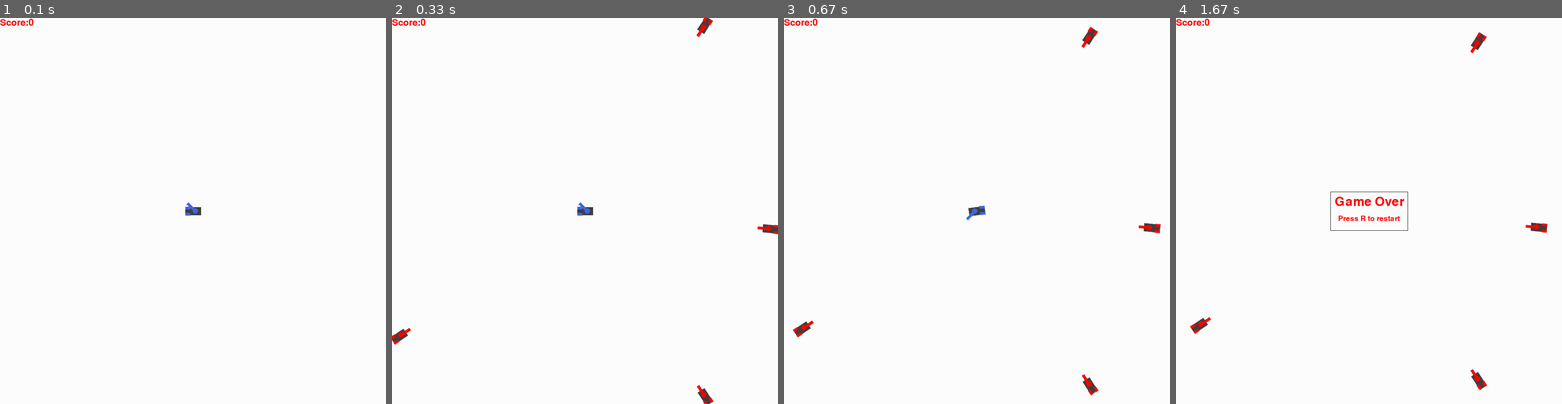
Above: before the commit, frames 1-4 (left to right).
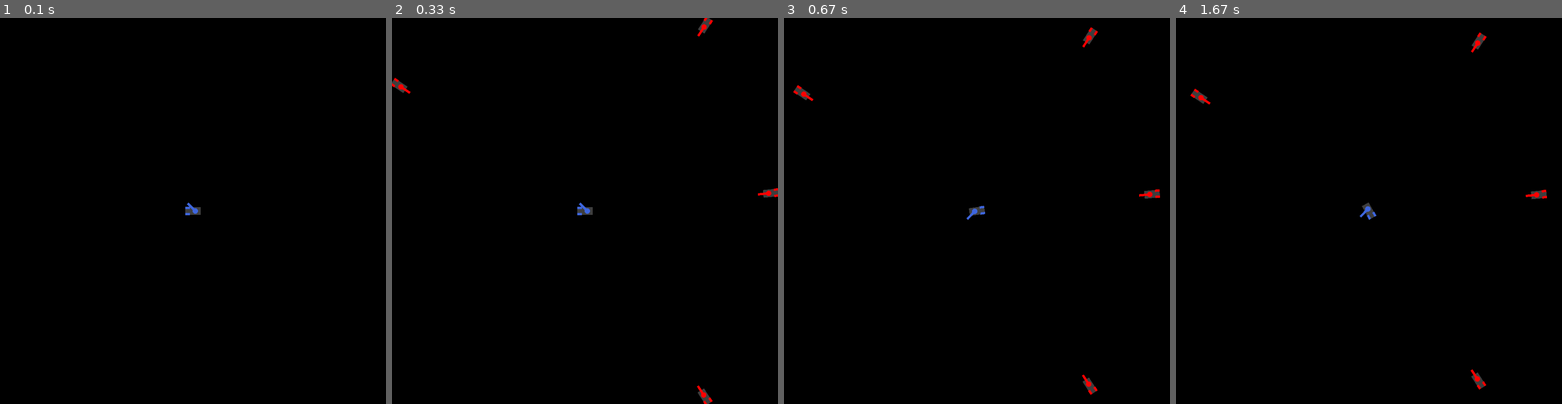
Above: after the commit, the same moments.

Repository: Servaretures/PyGame
Game: pygame game, started from Main.py
Two runs of this game, one before a commit and one after it. Both use one fixed random seed, a clock stepped at 60 frames per second and the inputs below.
Inputs (mouse positions are in pixels of both pictures, inside the frame that each line leads up to):
- Up to frame 1 (0.1 s): no input
- Up to frame 2 (0.33 s): no input
- Up to frame 3 (0.67 s): hold D from 0.33 s (still down); move the mouse to (961, 226) at 0.37 s
- Up to frame 4 (1.67 s): release D at 0.8 s; tap R at 0.83 s

The runs differ from the first frame. In frame 1, 100% of the frame differs, in the area x 0-100%, y 0-100%; in frame 2, 100%; in frame 3, 100%; in frame 4, 100%.

Commit message:
Add Jopel

Diff:
--- a/Controll.py
+++ b/Controll.py
@@ -17,9 +17,9 @@
         #time.sleep(100000)
         gameObject.transform.position = s
     if (k[pygame.K_a]):
+        gameObject.transform.rotation += gameObject.RotSpeed
+    elif (k[pygame.K_d]):
         gameObject.transform.rotation -= gameObject.RotSpeed
-    elif (k[pygame.K_d]):
-        gameObject.transform.rotation += gameObject.RotSpeed
 
 def KeyboardControll(gameObject, speed,RotSpeed):
     k = pygame.key.get_pressed()
@@ -32,10 +32,11 @@
     if (k[pygame.K_d]):
         gameObject.transform.rotation += RotSpeed
 
-def MouseControll(obj):
+def MouseControll(obj,BorderY):
     pos = obj.ChildObjects[obj.Tower].transform.position + obj.transform.position
     Mouse = pygame.mouse.get_pos()
-    obj.ChildObjects[obj.Tower].transform.rotation = Types.Vector2.LookAt(pos,Types.Vector2(Mouse[0], Mouse[1]))
+    #print(Mouse, obj.transform.position.ToArray())
+    obj.ChildObjects[obj.Tower].transform.rotation = Types.Vector2.LookAt(pos,Types.Vector2(Mouse[0], BorderY - Mouse[1]))
 def ShootControll(obj, window):
     if(pygame.mouse.get_pressed()[0] and obj.IsShootReady):
         bul = GameObjects.Bullet()
@@ -49,7 +50,7 @@
         pass
 def AllControll(obj,window):
     KeyboardControl(obj,window)
-    MouseControll(obj)
+    MouseControll(obj,window.BorderY)
     ShootControll(obj,window)
 def AiControllTank(obj,Target):
     if(Types.Vector2.Distance(Target,obj.transform.position) > 100):
--- a/Draw.py
+++ b/Draw.py
@@ -1,6 +1,10 @@
 import pygame
 import Types
 import copy
+from OpenGL.GL import *
+from OpenGL.GLUT import *
+from OpenGL.GLU import *
+import math
 WHITE = (255, 255, 255)
 BLACK = (0, 0, 0)
 GRAY = (125, 125, 125)
@@ -16,13 +20,33 @@
     for x in range(0, int(len(Mesh)/2)):
         d = x*2
         Rect += [[(Mesh[d] + pos.ToArray()[0]),(Mesh[d+1] + pos.ToArray()[1])]]
-    pygame.draw.polygon(Surface, color, Rect)
-    pygame.draw.aalines(Surface, color,True, Rect)
+    #wwpygame.draw.polygon(Surface, color, Rect)
+    #pygame.draw.aalines(Surface, color,True, Rect)
+    #OpenGl
+    glLoadIdentity()
+    glColor3f(color[0]/255, color[1]/255, color[2]/255)
+    glBegin(GL_POLYGON)  # start drawing a rectangle
+    glVertex2f(Rect[0][0], Rect[0][1])  # bottom left point
+    glVertex2f(Rect[1][0], Rect[1][1])  # bottom right point
+    glVertex2f(Rect[2][0], Rect[2][1])  # top right point
+    glVertex2f(Rect[3][0], Rect[3][1])  # top left point
+    glEnd()
+
+
 def DrawCircle(Surface,Transform,Mesh,color):
-    pygame.draw.circle(Surface,color,Transform,Mesh)
+    #pygame.draw.circle(Surface,color,Transform,Mesh)
+    glLoadIdentity()
+    glColor3f(color[0] / 255, color[1] / 255, color[2] / 255)
+    glBegin(GL_POLYGON)
+    for i in range(100):
+        cosine = Mesh * math.cos(i * 2 * math.pi / 32) + Transform[0]
+        sine = Mesh * math.sin(i * 2 * math.pi / 32) + Transform[1]
+        glVertex2f(cosine, sine)
+    glEnd()
 
 def DrawObjects(Window,GameObjects):
     Surface = Window.Surfuse
+    glClear(GL_COLOR_BUFFER_BIT | GL_DEPTH_BUFFER_BIT)
     for gameObject in GameObjects:
         if(gameObject.transform.position.x < 0 or gameObject.transform.position.y < 0 or gameObject.transform.position.y > Window.BorderY or
                 gameObject.transform.position.x > Window.BorderX):
--- a/Main.py
+++ b/Main.py
@@ -1,5 +1,8 @@
 import pygame
 from pygame.locals import *
+from OpenGL.GL import *
+from OpenGL.GLUT import *
+from OpenGL.GLU import *
 import sys
 import Window
 from GameObjects import GameObject
@@ -31,7 +34,7 @@
 def Game():
 
     NewGame = Window.window(1000, 1000)
-    pygame.display.set_caption('ТАНК')
+    pygame.display.set_caption('Тahk')
     Icon = pygame.image.load('ico.png')
     pygame.display.set_icon(Icon)
 
@@ -51,7 +54,7 @@
         Controll.AllControll(obj, NewGame)
         NewGame.ObjectsDo()
         if(c == 3):
-            NewGame.UpdateCollider()
+            #NewGame.UpdateCollider()
             c = 0
         c+=1
         if(GetAnswer() or NewGame.Score == 40):
@@ -76,6 +79,6 @@
     text = f.render('Press R to restart', True,
                     (255, 0, 0))
     End.Surfuse.blit(text, (End.BorderX / 2-80, End.BorderY / 2+10))
-    pygame.display.update()
+    pygame.display.flip()
     if(WaintAnswer()):
         break
--- a/Window.py
+++ b/Window.py
@@ -4,15 +4,22 @@
 import Types
 import  time
 import  random
+from pygame.locals import *
+from OpenGL.GL import *
+from OpenGL.GLUT import *
+from OpenGL.GLU import *
+
 class window:
 
     def __init__(self, borderX = 600, borderY = 600, fpsRate = 60, DeleteBorder = 10,EnemySpawnTime = 5):
+
         pygame.init()
         pygame.font.init()
         self.DeleteBorder = DeleteBorder
-        self.Surfuse = pygame.display.set_mode((borderX, borderY))
+        self.Surfuse = pygame.display.set_mode((borderX, borderY),DOUBLEBUF|OPENGL)
+
         self.clock = pygame.time.Clock()
-        pygame.display.update()
+        pygame.display.flip()
         self.FpsRate = fpsRate
         self.BorderX = borderX
         self.BorderY = borderY
@@ -20,6 +27,7 @@
         self.Score = 0
         self.End = False
         self.EnemySpawnTime = EnemySpawnTime
+        self.refresh2d()
     def ShowScore(self):
         f = pygame.font.Font(None,36)
         text = f.render('Score:' + str(self.Score), True,
@@ -30,7 +38,7 @@
         self.Surfuse.fill(Draw.WHITE)
         Draw.DrawObjects(self,self.GameObjects)
         self.ShowScore()
-        pygame.display.update()
+        pygame.display.flip()
         self.clock.tick(self.FpsRate)
     def AddObject(self,GameObject):
         self.GameObjects.append(GameObject)
@@ -57,6 +65,14 @@
                     if(x.Tag == "Hero" or y.Tag == "Hero"):
                         self.End = True
 
+    def refresh2d(self):
+        glClearColor(0, 0, 0, 0)
+        glViewport(0, 0, self.BorderX, self.BorderY)
+        glMatrixMode(GL_PROJECTION)
+        glLoadIdentity()
+        glOrtho(0.0, self.BorderX, 0.0, self.BorderY, 0.0, 1.0)
+        glMatrixMode(GL_MODELVIEW)
+        glLoadIdentity()
     def EnemySpawn(self,Hero,Destory):
         c = 1
         x = self.BorderX + self.DeleteBorder
@@ -64,7 +80,7 @@
         _xy = -self.DeleteBorder
         while True:
             #or c == 5
-            if(Destory() or c == 5):
+            if(Destory()):
                 break
             print(c)
             for t in range(0,c):
Not shown, added: freeglut.dll
